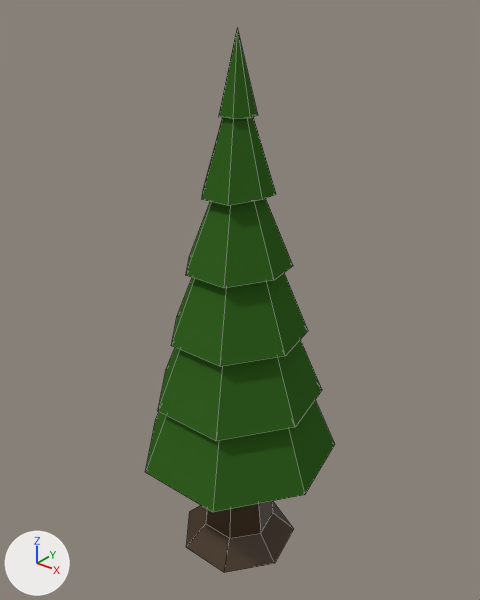
The Blender file Models/Arbre.blend: old version first, new version second.
One viewpoint serves both versions: a 50 mm camera at (7.98, -10.0, 13.04) aimed at (-0.47, 0.57, 6.49). Every picture has the same lights, and +X, +Y and +Z are marked at lower left. Mesh edges are drawn as thin lines.
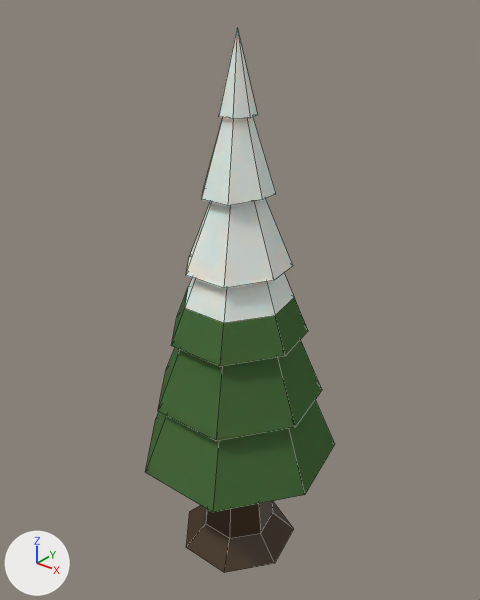
The newer file is also rescaled (x0.15), turned or shifted as a whole; pictures and numbers use the older file's frame.

Diff of the bpy script that builds the scene:
```diff
--- a/Models/Arbre.blend.py
+++ b/Models/Arbre.blend.py
@@ mat_feuilles @@
 mat_feuilles = principled_material('Feuilles')
-mat_feuilles.base_color = (0.0347, 0.124, 0.0159)  # dark green #346322
+mat_feuilles.base_color = (0.0673, 0.152, 0.0492)  # dark green #496d3f
 mat_feuilles.roughness = 0.301
 mat_feuilles.specular_ior_level = 0.0
+mat_feuilles.subsurface_weight = 1.0
@@ mat_material_001 @@
+mat_material_001 = principled_material('Material.001')
+mat_material_001.base_color = (0.806, 0.892, 0.833)  # white #e8f2eb
+mat_material_001.subsurface_weight = 1.0
+mat_material_001.subsurface_scale = 0.17
@@ me_cylinder @@
 # used by ob_cylinder; location = (-0.33, 0.3, 4.12)
-me_cylinder.from_pydata(...)  # 105 vertices, 100 faces; spans x -2.32..2.32, y -2.15..2.38, z -4.21..8.09
+me_cylinder.from_pydata(...)  # 112 vertices, 107 faces; spans x -2.32..2.32, y -2.15..2.38, z -4.21..8.09
+# me_cylinder part 1
+# 7 faces are deleted
+# 7 vertices are added at x -1.22..1.22, y -1.12..1.25, z 2.58..2.63
+# 7 new faces join them, mat_material_001 (white #e8f3eb)
+# 7 new faces join them, mat_feuilles (dark green #496d3f)
+# me_cylinder part 2: 21 faces spanning x -1.16..1.16, y -1.07..1.19, z 3.33..8.09 switch from mat_feuilles (dark green #346322) to mat_material_001 (white #e8f3eb)
 me_cylinder.materials.append(mat_bois)
```

Location of each change, [x1, y1, x2, y2] in pixels of the pictures (480 x 600 px):
'Cylinder', recoloured, surface changed, reshaped: [145, 29, 335, 573] in both
part 1 of me_cylinder, built on: [171, 273, 308, 367] in both
part 2 of me_cylinder, recoloured (green to white): [186, 29, 293, 288] in both
